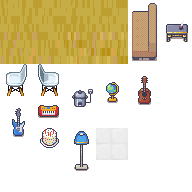
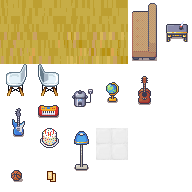
Layer changes from the first 192 x 192 image to the second:
painted on "tileset_hs18.png" over (11, 170, 56, 183)
